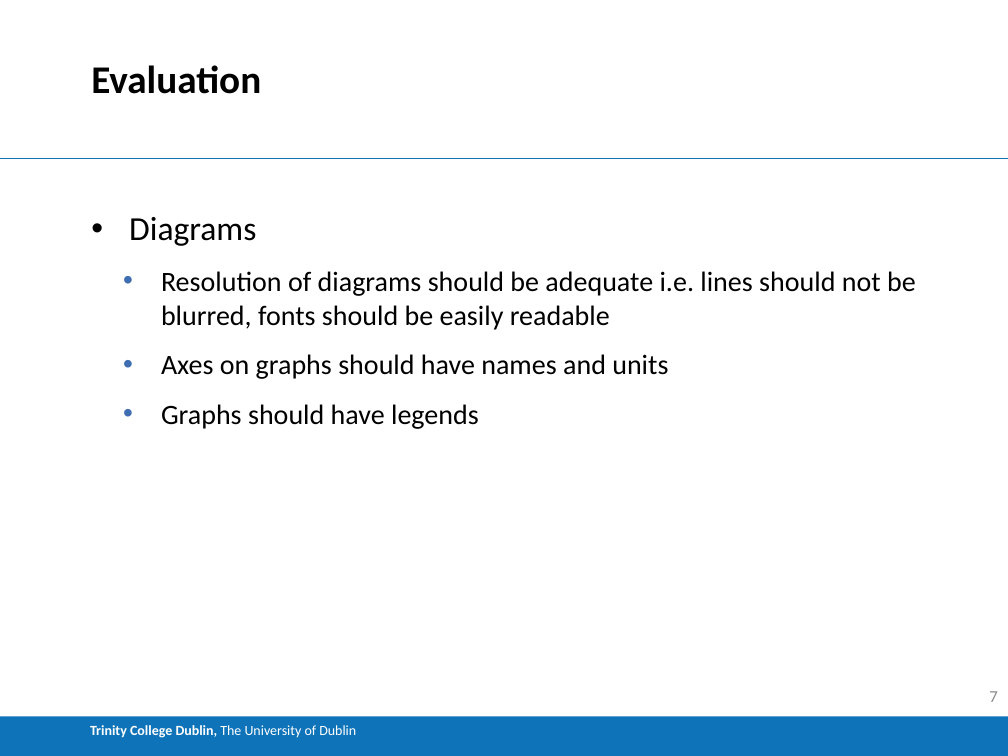
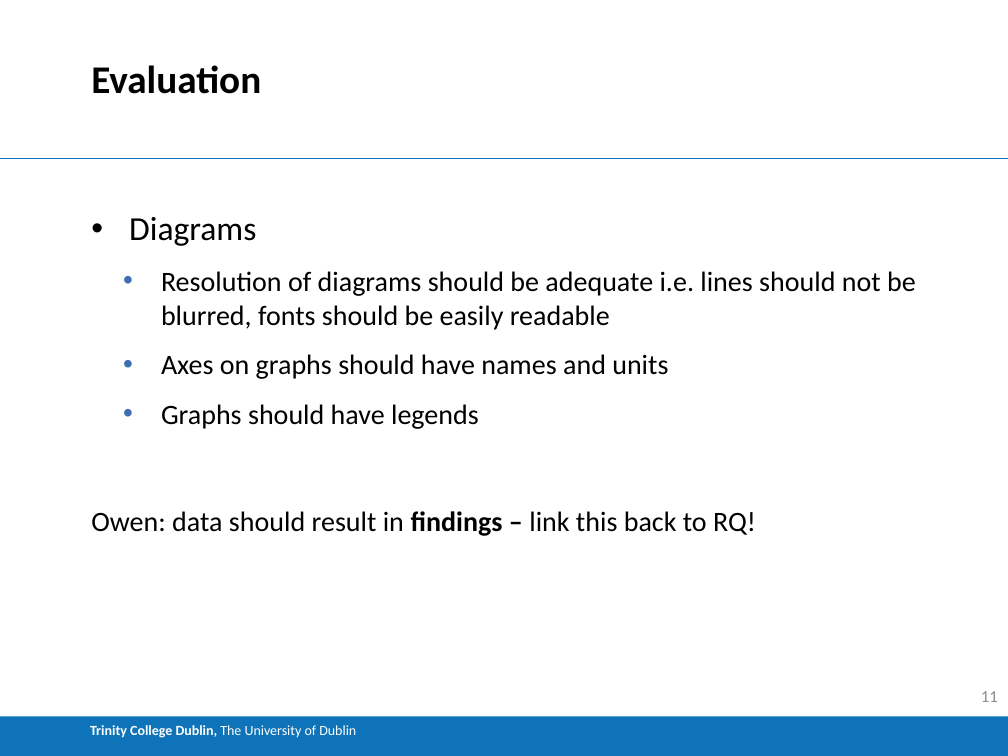
Before and after one commit to brendanmcc02/masters-thesis, a slide deck: slide 11 of presentation/thesis-presentation-template.pptx (slide 7 before the commit). Drawn at 1008x756 pixels with LibreOffice and Linux fonts; fonts in the diff are those of the drawing. Boxes give left, top, right and bottom in pixels: in the first picture for what was removed or moved away, otherwise in the second. Text is boxed around its words. In the diff, an @@ line names an element or a change of style, - is before the commit and + after.

Commit message:
presentation

```diff
--- a/presentation/thesis-presentation-template.pptx
+++ b/presentation/thesis-presentation-template.pptx
@@ text at <box>91,511,756,536</box>: paragraph added @@
+Owen: data should result in findings – link this back to RQ!
@@ page number at <box>981,691,998,702</box>: text changed @@
-7
+11
```
Also in this commit, not shown: 2 other slides changed, 9 slides added, 8 slides removed, 5 other files.
